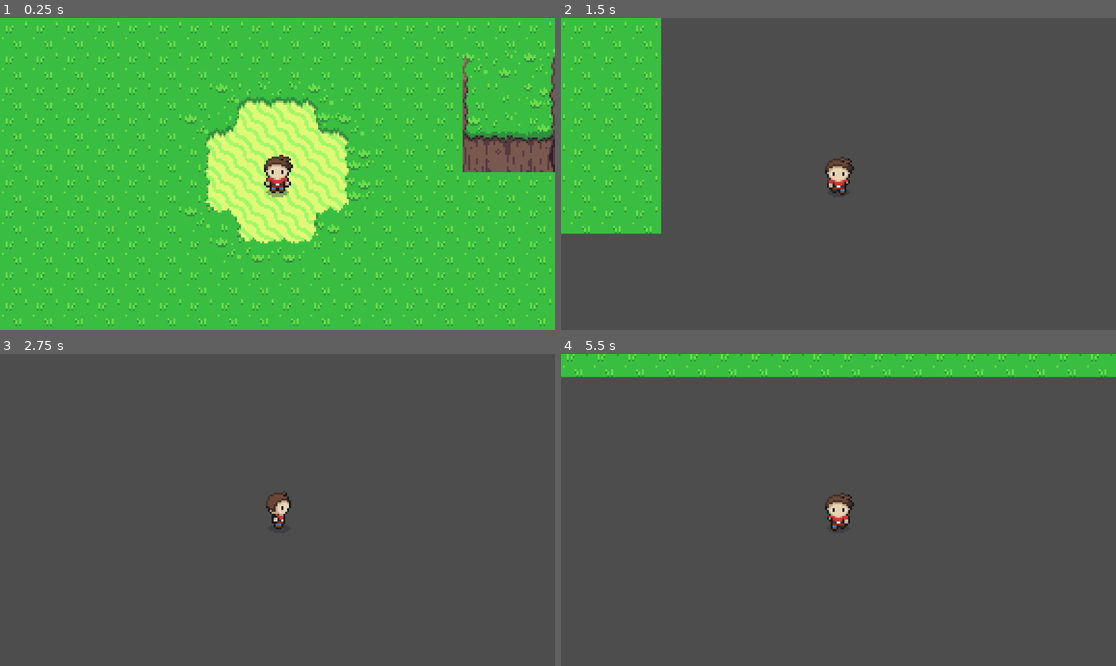
Above: before the commit, frames 1-4 (two rows, left to right).
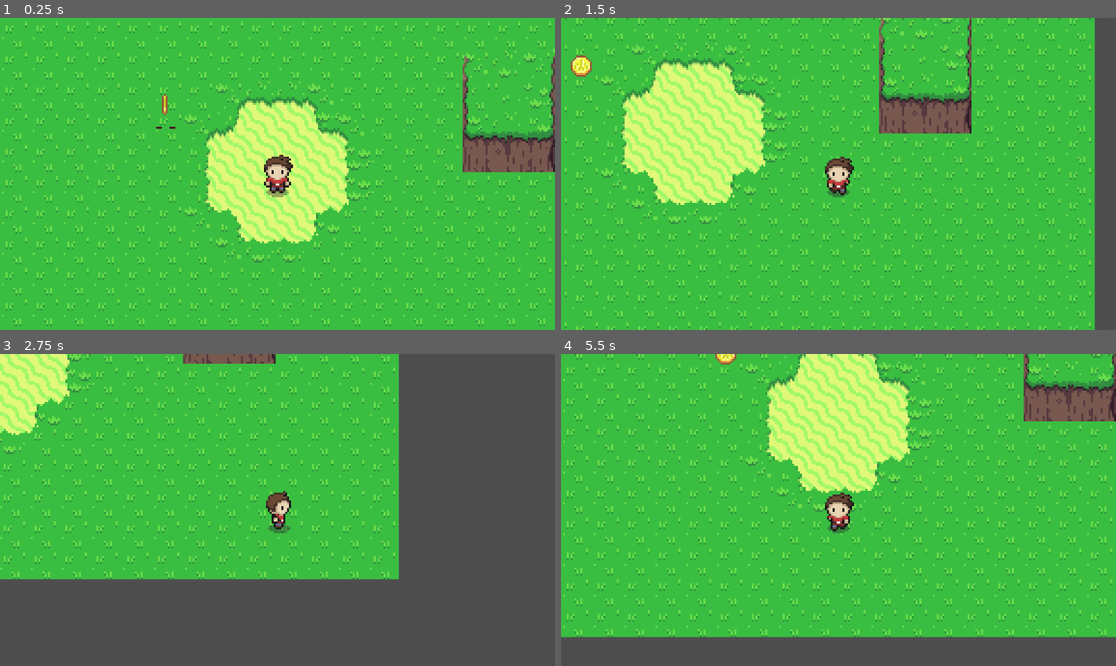
Above: after the commit, the same moments.

Repository: Toragp28/Projet2D
Game: Godot game, scene res://main.tscn
Same seed, same stepped clock (60 frames per second), same inputs: the game is played once before the commit and once after it. Before the commit the project starts from res://node_2d.tscn.
Inputs:
- Up to frame 1 (0.25 s): no input
- Up to frame 2 (1.5 s): hold Right (right) 0.53-1.28 s; tap Space (sword_attack) at 0.6, 1.35 s; hold Down (down) from 1.28 s (still down)
- Up to frame 3 (2.75 s): release Down (down) at 2.03 s; hold Right (right) from 2.03 s (still down); tap Space (sword_attack) at 2.1 s
- Up to frame 4 (5.5 s): release Right (right) at 2.78 s; hold Up (up) 2.78-3.53 s; tap Space (sword_attack) every 0.75 s from 2.85 to 5.1 s; hold Left (left) 3.53-5.03 s; hold Down (down) from 5.03 s (still down)

The runs differ from the first frame. In frame 1, less than 0.1% of the frame differs, in the area x 28-32%, y 24-36%; in frame 2, 87%, in the area x 0-97%, y 0-100%; in frame 3, 51%; in frame 4, 85%.

Commit message:
ajoute de colletable et de piece

Diff:
--- /dev/null
+++ b/animated_sprite_2d.gd
@@ -0,0 +1,11 @@
+extends AnimatedSprite2D
+
+
+# Called when the node enters the scene tree for the first time.
+func _ready() -> void:
+	pass # Replace with function body.
+
+
+# Called every frame. 'delta' is the elapsed time since the previous frame.
+func _process(delta: float) -> void:
+	$".".play("on_ground")
--- /dev/null
+++ b/collectable.gd
@@ -0,0 +1,26 @@
+extends Node2D
+
+@export var speed: float = 200.0
+var player_on_box = false
+var target_position: Vector2
+
+func _ready() -> void:
+	pass
+
+func _process(delta: float) -> void:
+	if player_on_box:
+		var current_position: Vector2 = global_position
+		var direction: Vector2 = (target_position - current_position).normalized()
+		var movement: Vector2 = direction * speed * delta
+
+		if current_position.distance_to(target_position) > movement.length():
+			global_position += movement
+		else:
+			global_position = target_position
+			queue_free()
+
+
+func _on_area_2d_area_entered(area: Area2D) -> void:
+	target_position = area.global_position
+	if area.has_node("box"):
+		player_on_box = true
--- /dev/null
+++ b/collectable.tscn
@@ -0,0 +1,17 @@
+[gd_scene load_steps=3 format=3 uid="uid://j2vf1p3vbtu"]
+
+[ext_resource type="Script" path="res://collectable.gd" id="1_fktn8"]
+
+[sub_resource type="CircleShape2D" id="CircleShape2D_gw0cp"]
+radius = 7.07107
+
+[node name="Collectable" type="Node2D"]
+script = ExtResource("1_fktn8")
+
+[node name="Area2D" type="Area2D" parent="."]
+
+[node name="CollisionShape2D" type="CollisionShape2D" parent="Area2D"]
+shape = SubResource("CircleShape2D_gw0cp")
+
+[connection signal="area_entered" from="Area2D" to="." method="_on_area_2d_area_entered"]
+[connection signal="body_entered" from="Area2D" to="." method="_on_area_2d_body_entered"]
--- a/node_2d.tscn
+++ b/main.tscn
@@ -1,10 +1,11 @@
-[gd_scene load_steps=6 format=3 uid="uid://dv4pbm8oha5k0"]
+[gd_scene load_steps=7 format=3 uid="uid://dv4pbm8oha5k0"]
 
-[ext_resource type="Texture2D" uid="uid://c4knajg4254re" path="res://assette/gfx/Overworld.png" id="1_x56d5"]
-[ext_resource type="PackedScene" uid="uid://befgr0joia1u6" path="res://player.tscn" id="2_nrynr"]
+[ext_resource type="Texture2D" uid="uid://c4knajg4254re" path="res://assette/gfx/Overworld.png" id="1_fc1e5"]
+[ext_resource type="PackedScene" uid="uid://befgr0joia1u6" path="res://player.tscn" id="2_yi7ka"]
+[ext_resource type="PackedScene" uid="uid://c7h4y7osb1tnc" path="res://piece.tscn" id="3_2rglr"]
 
 [sub_resource type="TileSetAtlasSource" id="TileSetAtlasSource_he32l"]
-texture = ExtResource("1_x56d5")
+texture = ExtResource("1_fc1e5")
 0:0/0 = 0
 1:0/0 = 0
 2:0/0 = 0
@@ -1085,7 +1086,7 @@
 [sub_resource type="SpriteFrames" id="SpriteFrames_g3r5k"]
 animations = []
 
-[node name="Node2D" type="Node2D"]
+[node name="Level" type="Node2D"]
 
 [node name="TileMap" type="TileMap" parent="."]
 position = Vector2(0, -1)
@@ -1101,3 +1102,6 @@
 [node name="AnimatedSprite2D2" type="AnimatedSprite2D" parent="Player"]
 sprite_frames = SubResource("SpriteFrames_g3r5k")
 animation = &""
+
+[node name="Collectable" parent="." instance=ExtResource("3_2rglr")]
+position = Vector2(-59, -36)
--- /dev/null
+++ b/piece.tscn
@@ -0,0 +1,52 @@
+[gd_scene load_steps=9 format=3 uid="uid://c7h4y7osb1tnc"]
+
+[ext_resource type="PackedScene" uid="uid://j2vf1p3vbtu" path="res://collectable.tscn" id="1_ku2nf"]
+[ext_resource type="Texture2D" uid="uid://se8wy6mx5wtr" path="res://assette/gfx/objects.png" id="2_db0oi"]
+[ext_resource type="Script" path="res://animated_sprite_2d.gd" id="3_4vwbe"]
+
+[sub_resource type="AtlasTexture" id="AtlasTexture_8ssh2"]
+atlas = ExtResource("2_db0oi")
+region = Rect2(0, 63, 16, 21)
+
+[sub_resource type="AtlasTexture" id="AtlasTexture_5qxjv"]
+atlas = ExtResource("2_db0oi")
+region = Rect2(16, 63, 16, 21)
+
+[sub_resource type="AtlasTexture" id="AtlasTexture_5nb4h"]
+atlas = ExtResource("2_db0oi")
+region = Rect2(32, 63, 16, 21)
+
+[sub_resource type="AtlasTexture" id="AtlasTexture_wyj47"]
+atlas = ExtResource("2_db0oi")
+region = Rect2(48, 63, 16, 21)
+
+[sub_resource type="SpriteFrames" id="SpriteFrames_r6foe"]
+animations = [{
+"frames": [{
+"duration": 1.0,
+"texture": SubResource("AtlasTexture_8ssh2")
+}, {
+"duration": 1.0,
+"texture": SubResource("AtlasTexture_5qxjv")
+}, {
+"duration": 1.0,
+"texture": SubResource("AtlasTexture_5nb4h")
+}, {
+"duration": 1.0,
+"texture": SubResource("AtlasTexture_wyj47")
+}],
+"loop": true,
+"name": &"on_ground",
+"speed": 5.0
+}]
+
+[node name="Collectable" instance=ExtResource("1_ku2nf")]
+
+[node name="AnimatedSprite2D" type="AnimatedSprite2D" parent="." index="1"]
+position = Vector2(1, 2)
+sprite_frames = SubResource("SpriteFrames_r6foe")
+animation = &"on_ground"
+frame_progress = 0.861133
+script = ExtResource("3_4vwbe")
+
+[connection signal="body_shape_entered" from="Area2D" to="." method="_on_area_2d_body_shape_entered"]
--- a/player.gd
+++ b/player.gd
@@ -12,7 +12,7 @@
 var state = STATE.Idle
 
 #Variable Paramètre
-@export var speed = 400
+@export var speed = 100
 
 #Variable Onready
 
--- a/player.tscn
+++ b/player.tscn
@@ -238,6 +238,9 @@
 radius = 6.0
 height = 18.0
 
+[sub_resource type="CircleShape2D" id="CircleShape2D_0cuys"]
+radius = 40.0125
+
 [node name="Player" type="CharacterBody2D"]
 script = ExtResource("1_1pw7a")
 
@@ -245,8 +248,14 @@
 sprite_frames = SubResource("SpriteFrames_e1p2v")
 animation = &"sword_attack_down"
 
-[node name="CollisionShape2D" type="CollisionShape2D" parent="."]
+[node name="Hitbox" type="CollisionShape2D" parent="."]
 position = Vector2(0, 1)
 shape = SubResource("CapsuleShape2D_fhotf")
 
+[node name="item_hitbox" type="Area2D" parent="."]
+
+[node name="box" type="CollisionShape2D" parent="item_hitbox"]
+shape = SubResource("CircleShape2D_0cuys")
+
 [connection signal="animation_finished" from="AnimatedSprite2D" to="." method="_on_animated_sprite_2d_animation_finished"]
+[connection signal="area_entered" from="item_hitbox" to="." method="_on_item_hitbox_area_entered"]
--- a/project.godot
+++ b/project.godot
@@ -11,7 +11,7 @@
 [application]
 
 config/name="Projet2D"
-run/main_scene="res://node_2d.tscn"
+run/main_scene="res://main.tscn"
 config/features=PackedStringArray("4.3", "Forward Plus")
 config/icon="res://icon.svg"
 
Not shown: 1 places in main.tscn that only renumber resources
Not shown: 1 places in player.tscn that only renumber resources
